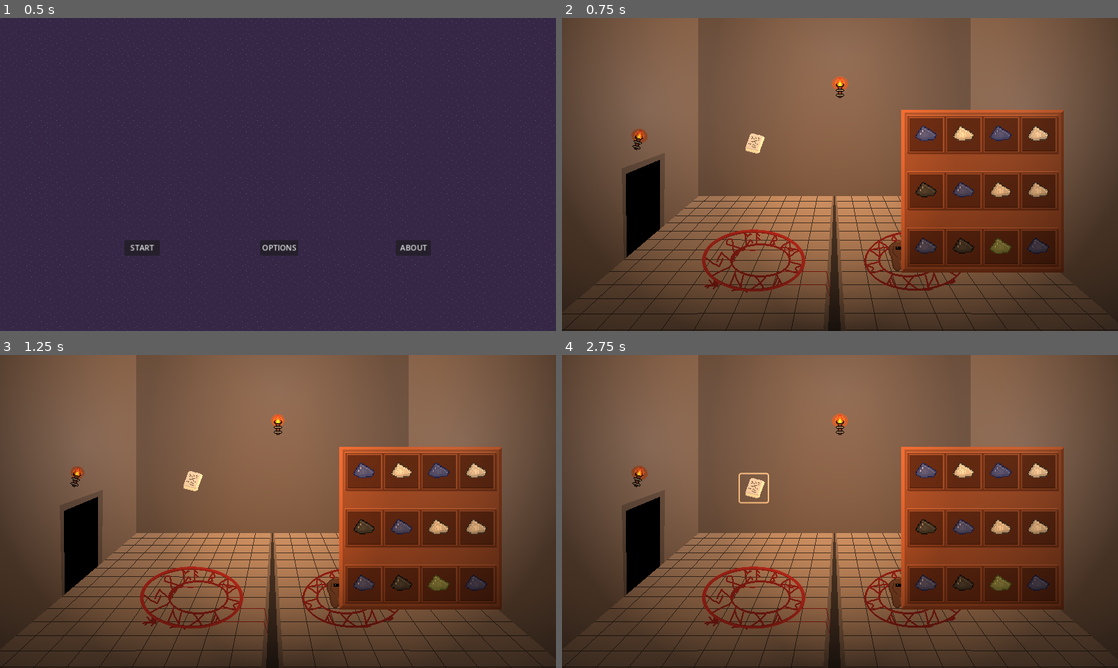
Above: before the commit, frames 1-4 (two rows, left to right).
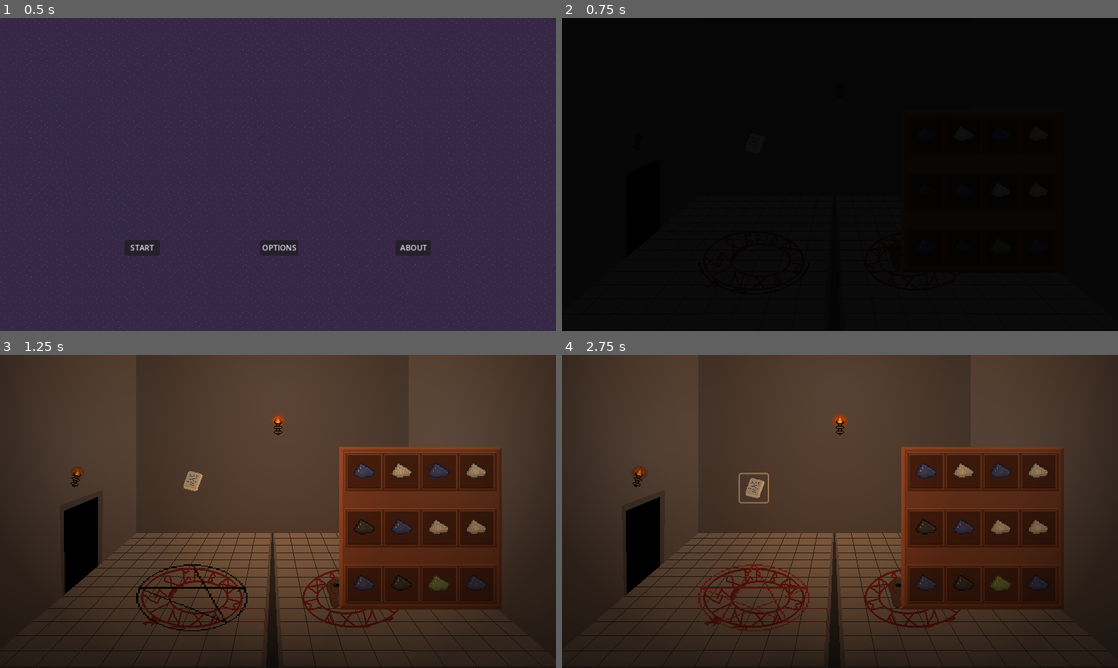
Above: after the commit, the same moments.

Repository: lewis785/ludum-dare-55
Game: Godot game, scene res://scenes/levels/main_menu.tscn
Same seed, same stepped clock (60 frames per second), same inputs: the game is played once before the commit and once after it.
Inputs (mouse positions are in pixels of both pictures, inside the frame that each line leads up to):
- Up to frame 1 (0.5 s): no input
- Up to frame 2 (0.75 s): click "START" at 0.5 s
- Up to frame 3 (1.25 s): no input
- Up to frame 4 (2.75 s): click (756, 480) at 1.25 s; click (756, 483) at 2 s

Frame 1 is identical in both runs. In frame 2, 98% of the frame differs, in the area x 0-100%, y 0-100%; in frame 3, 87%; in frame 4, 92%.

Commit message:
ADD light flicker and new circle animation

Diff:
--- a/scenes/items/summoning_circle.gd
+++ b/scenes/items/summoning_circle.gd
@@ -4,6 +4,7 @@
 
 @export var ingredients_cap : int = 5
 @export var summon_scene : PackedScene
+@onready var sprite_2d = $Sprite2D
 
 var ingredients = []
 
@@ -59,3 +60,8 @@
 
 func _on_button_pressed():
 	combine_ingredients()
+
+func _on_sprite_2d_animation_looped():
+	if $Sprite2D.animation == "Spawn":
+		print("done")
+		$Sprite2D.animation = "Idle"
--- a/scenes/items/summoning_circle.tscn
+++ b/scenes/items/summoning_circle.tscn
@@ -1,8 +1,495 @@
-[gd_scene load_steps=5 format=3 uid="uid://cjfwvsq2rkexi"]
+[gd_scene load_steps=66 format=3 uid="uid://cjfwvsq2rkexi"]
 
 [ext_resource type="Script" path="res://scenes/items/summoning_circle.gd" id="1_6a87h"]
-[ext_resource type="Texture2D" uid="uid://cglocs48nvftt" path="res://assets/elements/SummonCircle.png" id="2_e4xd4"]
+[ext_resource type="Texture2D" uid="uid://cfl3thtygaojw" path="res://assets/props/Circle-Sheet.png" id="2_7jyvr"]
 [ext_resource type="PackedScene" uid="uid://cxs88h1qteno5" path="res://scenes/components/character/attributes_component.tscn" id="3_pcipr"]
+
+[sub_resource type="AtlasTexture" id="AtlasTexture_tl0r8"]
+atlas = ExtResource("2_7jyvr")
+region = Rect2(0, 0, 64, 64)
+
+[sub_resource type="AtlasTexture" id="AtlasTexture_ce8t1"]
+atlas = ExtResource("2_7jyvr")
+region = Rect2(3840, 0, 64, 64)
+
+[sub_resource type="AtlasTexture" id="AtlasTexture_nrby6"]
+atlas = ExtResource("2_7jyvr")
+region = Rect2(3776, 0, 64, 64)
+
+[sub_resource type="AtlasTexture" id="AtlasTexture_ox7ko"]
+atlas = ExtResource("2_7jyvr")
+region = Rect2(3712, 0, 64, 64)
+
+[sub_resource type="AtlasTexture" id="AtlasTexture_syo4a"]
+atlas = ExtResource("2_7jyvr")
+region = Rect2(3648, 0, 64, 64)
+
+[sub_resource type="AtlasTexture" id="AtlasTexture_mghga"]
+atlas = ExtResource("2_7jyvr")
+region = Rect2(3584, 0, 64, 64)
+
+[sub_resource type="AtlasTexture" id="AtlasTexture_e3qgl"]
+atlas = ExtResource("2_7jyvr")
+region = Rect2(3520, 0, 64, 64)
+
+[sub_resource type="AtlasTexture" id="AtlasTexture_2euvc"]
+atlas = ExtResource("2_7jyvr")
+region = Rect2(3456, 0, 64, 64)
+
+[sub_resource type="AtlasTexture" id="AtlasTexture_ckeml"]
+atlas = ExtResource("2_7jyvr")
+region = Rect2(3392, 0, 64, 64)
+
+[sub_resource type="AtlasTexture" id="AtlasTexture_lj4y1"]
+atlas = ExtResource("2_7jyvr")
+region = Rect2(3328, 0, 64, 64)
+
+[sub_resource type="AtlasTexture" id="AtlasTexture_ywl4n"]
+atlas = ExtResource("2_7jyvr")
+region = Rect2(3264, 0, 64, 64)
+
+[sub_resource type="AtlasTexture" id="AtlasTexture_04xiw"]
+atlas = ExtResource("2_7jyvr")
+region = Rect2(3200, 0, 64, 64)
+
+[sub_resource type="AtlasTexture" id="AtlasTexture_i78pn"]
+atlas = ExtResource("2_7jyvr")
+region = Rect2(3136, 0, 64, 64)
+
+[sub_resource type="AtlasTexture" id="AtlasTexture_hjfyx"]
+atlas = ExtResource("2_7jyvr")
+region = Rect2(3072, 0, 64, 64)
+
+[sub_resource type="AtlasTexture" id="AtlasTexture_45kqc"]
+atlas = ExtResource("2_7jyvr")
+region = Rect2(3008, 0, 64, 64)
+
+[sub_resource type="AtlasTexture" id="AtlasTexture_yw51v"]
+atlas = ExtResource("2_7jyvr")
+region = Rect2(2944, 0, 64, 64)
+
+[sub_resource type="AtlasTexture" id="AtlasTexture_0pat6"]
+atlas = ExtResource("2_7jyvr")
+region = Rect2(2880, 0, 64, 64)
+
+[sub_resource type="AtlasTexture" id="AtlasTexture_5pr74"]
+atlas = ExtResource("2_7jyvr")
+region = Rect2(2816, 0, 64, 64)
+
+[sub_resource type="AtlasTexture" id="AtlasTexture_ab2nd"]
+atlas = ExtResource("2_7jyvr")
+region = Rect2(2752, 0, 64, 64)
+
+[sub_resource type="AtlasTexture" id="AtlasTexture_n3yh0"]
+atlas = ExtResource("2_7jyvr")
+region = Rect2(2688, 0, 64, 64)
+
+[sub_resource type="AtlasTexture" id="AtlasTexture_tcpwm"]
+atlas = ExtResource("2_7jyvr")
+region = Rect2(2624, 0, 64, 64)
+
+[sub_resource type="AtlasTexture" id="AtlasTexture_8sqpl"]
+atlas = ExtResource("2_7jyvr")
+region = Rect2(2560, 0, 64, 64)
+
+[sub_resource type="AtlasTexture" id="AtlasTexture_iaqj5"]
+atlas = ExtResource("2_7jyvr")
+region = Rect2(2496, 0, 64, 64)
+
+[sub_resource type="AtlasTexture" id="AtlasTexture_lopcf"]
+atlas = ExtResource("2_7jyvr")
+region = Rect2(2432, 0, 64, 64)
+
+[sub_resource type="AtlasTexture" id="AtlasTexture_1qkbb"]
+atlas = ExtResource("2_7jyvr")
+region = Rect2(2368, 0, 64, 64)
+
+[sub_resource type="AtlasTexture" id="AtlasTexture_wlfnm"]
+atlas = ExtResource("2_7jyvr")
+region = Rect2(2304, 0, 64, 64)
+
+[sub_resource type="AtlasTexture" id="AtlasTexture_4tfca"]
+atlas = ExtResource("2_7jyvr")
+region = Rect2(2240, 0, 64, 64)
+
+[sub_resource type="AtlasTexture" id="AtlasTexture_tw4hf"]
+atlas = ExtResource("2_7jyvr")
+region = Rect2(2176, 0, 64, 64)
+
+[sub_resource type="AtlasTexture" id="AtlasTexture_3k217"]
+atlas = ExtResource("2_7jyvr")
+region = Rect2(2112, 0, 64, 64)
+
+[sub_resource type="AtlasTexture" id="AtlasTexture_hpa5a"]
+atlas = ExtResource("2_7jyvr")
+region = Rect2(2048, 0, 64, 64)
+
+[sub_resource type="AtlasTexture" id="AtlasTexture_3v8y7"]
+atlas = ExtResource("2_7jyvr")
+region = Rect2(1984, 0, 64, 64)
+
+[sub_resource type="AtlasTexture" id="AtlasTexture_5c6nh"]
+atlas = ExtResource("2_7jyvr")
+region = Rect2(1920, 0, 64, 64)
+
+[sub_resource type="AtlasTexture" id="AtlasTexture_qphkr"]
+atlas = ExtResource("2_7jyvr")
+region = Rect2(1856, 0, 64, 64)
+
+[sub_resource type="AtlasTexture" id="AtlasTexture_tktep"]
+atlas = ExtResource("2_7jyvr")
+region = Rect2(1792, 0, 64, 64)
+
+[sub_resource type="AtlasTexture" id="AtlasTexture_6sp4y"]
+atlas = ExtResource("2_7jyvr")
+region = Rect2(1728, 0, 64, 64)
+
+[sub_resource type="AtlasTexture" id="AtlasTexture_0vjdm"]
+atlas = ExtResource("2_7jyvr")
+region = Rect2(1664, 0, 64, 64)
+
+[sub_resource type="AtlasTexture" id="AtlasTexture_qp8u0"]
+atlas = ExtResource("2_7jyvr")
+region = Rect2(1600, 0, 64, 64)
+
+[sub_resource type="AtlasTexture" id="AtlasTexture_03t0a"]
+atlas = ExtResource("2_7jyvr")
+region = Rect2(1536, 0, 64, 64)
+
+[sub_resource type="AtlasTexture" id="AtlasTexture_w361k"]
+atlas = ExtResource("2_7jyvr")
+region = Rect2(1472, 0, 64, 64)
+
+[sub_resource type="AtlasTexture" id="AtlasTexture_mmhtk"]
+atlas = ExtResource("2_7jyvr")
+region = Rect2(1408, 0, 64, 64)
+
+[sub_resource type="AtlasTexture" id="AtlasTexture_ok270"]
+atlas = ExtResource("2_7jyvr")
+region = Rect2(1344, 0, 64, 64)
+
+[sub_resource type="AtlasTexture" id="AtlasTexture_t3xam"]
+atlas = ExtResource("2_7jyvr")
+region = Rect2(1280, 0, 64, 64)
+
+[sub_resource type="AtlasTexture" id="AtlasTexture_oobkd"]
+atlas = ExtResource("2_7jyvr")
+region = Rect2(1216, 0, 64, 64)
+
+[sub_resource type="AtlasTexture" id="AtlasTexture_5m0um"]
+atlas = ExtResource("2_7jyvr")
+region = Rect2(1152, 0, 64, 64)
+
+[sub_resource type="AtlasTexture" id="AtlasTexture_5eoxj"]
+atlas = ExtResource("2_7jyvr")
+region = Rect2(1088, 0, 64, 64)
+
+[sub_resource type="AtlasTexture" id="AtlasTexture_f67sl"]
+atlas = ExtResource("2_7jyvr")
+region = Rect2(1024, 0, 64, 64)
+
+[sub_resource type="AtlasTexture" id="AtlasTexture_fio7k"]
+atlas = ExtResource("2_7jyvr")
+region = Rect2(960, 0, 64, 64)
+
+[sub_resource type="AtlasTexture" id="AtlasTexture_01aa2"]
+atlas = ExtResource("2_7jyvr")
+region = Rect2(896, 0, 64, 64)
+
+[sub_resource type="AtlasTexture" id="AtlasTexture_833xw"]
+atlas = ExtResource("2_7jyvr")
+region = Rect2(832, 0, 64, 64)
+
+[sub_resource type="AtlasTexture" id="AtlasTexture_ubher"]
+atlas = ExtResource("2_7jyvr")
+region = Rect2(768, 0, 64, 64)
+
+[sub_resource type="AtlasTexture" id="AtlasTexture_1tora"]
+atlas = ExtResource("2_7jyvr")
+region = Rect2(704, 0, 64, 64)
+
+[sub_resource type="AtlasTexture" id="AtlasTexture_lahfi"]
+atlas = ExtResource("2_7jyvr")
+region = Rect2(640, 0, 64, 64)
+
+[sub_resource type="AtlasTexture" id="AtlasTexture_3vc4m"]
+atlas = ExtResource("2_7jyvr")
+region = Rect2(576, 0, 64, 64)
+
+[sub_resource type="AtlasTexture" id="AtlasTexture_ca045"]
+atlas = ExtResource("2_7jyvr")
+region = Rect2(512, 0, 64, 64)
+
+[sub_resource type="AtlasTexture" id="AtlasTexture_5t3wi"]
+atlas = ExtResource("2_7jyvr")
+region = Rect2(448, 0, 64, 64)
+
+[sub_resource type="AtlasTexture" id="AtlasTexture_u1xug"]
+atlas = ExtResource("2_7jyvr")
+region = Rect2(384, 0, 64, 64)
+
+[sub_resource type="AtlasTexture" id="AtlasTexture_vmun1"]
+atlas = ExtResource("2_7jyvr")
+region = Rect2(320, 0, 64, 64)
+
+[sub_resource type="AtlasTexture" id="AtlasTexture_x5jun"]
+atlas = ExtResource("2_7jyvr")
+region = Rect2(192, 0, 64, 64)
+
+[sub_resource type="AtlasTexture" id="AtlasTexture_jktpy"]
+atlas = ExtResource("2_7jyvr")
+region = Rect2(128, 0, 64, 64)
+
+[sub_resource type="AtlasTexture" id="AtlasTexture_bddut"]
+atlas = ExtResource("2_7jyvr")
+region = Rect2(64, 0, 64, 64)
+
+[sub_resource type="SpriteFrames" id="SpriteFrames_6lmhd"]
+animations = [{
+"frames": [{
+"duration": 1.0,
+"texture": SubResource("AtlasTexture_tl0r8")
+}],
+"loop": true,
+"name": &"Idle",
+"speed": 5.0
+}, {
+"frames": [{
+"duration": 1.0,
+"texture": SubResource("AtlasTexture_ce8t1")
+}, {
+"duration": 1.0,
+"texture": SubResource("AtlasTexture_nrby6")
+}, {
+"duration": 1.0,
+"texture": SubResource("AtlasTexture_ox7ko")
+}, {
+"duration": 1.0,
+"texture": SubResource("AtlasTexture_syo4a")
+}, {
+"duration": 1.0,
+"texture": SubResource("AtlasTexture_mghga")
+}, {
+"duration": 1.0,
+"texture": SubResource("AtlasTexture_e3qgl")
+}, {
+"duration": 1.0,
+"texture": SubResource("AtlasTexture_2euvc")
+}, {
+"duration": 1.0,
+"texture": SubResource("AtlasTexture_ckeml")
+}, {
+"duration": 1.0,
+"texture": SubResource("AtlasTexture_lj4y1")
+}, {
+"duration": 1.0,
+"texture": SubResource("AtlasTexture_ywl4n")
+}, {
+"duration": 1.0,
+"texture": SubResource("AtlasTexture_04xiw")
+}, {
+"duration": 1.0,
+"texture": SubResource("AtlasTexture_i78pn")
+}, {
+"duration": 1.0,
+"texture": SubResource("AtlasTexture_hjfyx")
+}, {
+"duration": 1.0,
+"texture": SubResource("AtlasTexture_45kqc")
+}, {
+"duration": 1.0,
+"texture": SubResource("AtlasTexture_yw51v")
+}, {
+"duration": 1.0,
+"texture": SubResource("AtlasTexture_0pat6")
+}, {
+"duration": 1.0,
+"texture": SubResource("AtlasTexture_5pr74")
+}, {
+"duration": 1.0,
+"texture": SubResource("AtlasTexture_ab2nd")
+}, {
+"duration": 1.0,
+"texture": SubResource("AtlasTexture_n3yh0")
+}, {
+"duration": 1.0,
+"texture": SubResource("AtlasTexture_tcpwm")
+}, {
+"duration": 1.0,
+"texture": SubResource("AtlasTexture_8sqpl")
+}, {
+"duration": 1.0,
+"texture": SubResource("AtlasTexture_iaqj5")
+}, {
+"duration": 1.0,
+"texture": SubResource("AtlasTexture_lopcf")
+}, {
+"duration": 1.0,
+"texture": SubResource("AtlasTexture_1qkbb")
+}, {
+"duration": 1.0,
+"texture": SubResource("AtlasTexture_wlfnm")
+}, {
+"duration": 1.0,
+"texture": SubResource("AtlasTexture_4tfca")
+}, {
+"duration": 1.0,
+"texture": SubResource("AtlasTexture_tw4hf")
+}, {
+"duration": 1.0,
+"texture": SubResource("AtlasTexture_3k217")
+}, {
+"duration": 1.0,
+"texture": SubResource("AtlasTexture_hpa5a")
+}, {
+"duration": 1.0,
+"texture": SubResource("AtlasTexture_3v8y7")
+}, {
+"duration": 1.0,
+"texture": SubResource("AtlasTexture_5c6nh")
+}, {
+"duration": 1.0,
+"texture": SubResource("AtlasTexture_qphkr")
+}, {
+"duration": 1.0,
+"texture": SubResource("AtlasTexture_tktep")
+}, {
+"duration": 1.0,
+"texture": SubResource("AtlasTexture_6sp4y")
+}, {
+"duration": 1.0,
+"texture": SubResource("AtlasTexture_0vjdm")
+}, {
+"duration": 1.0,
+"texture": SubResource("AtlasTexture_qp8u0")
+}, {
+"duration": 1.0,
+"texture": SubResource("AtlasTexture_03t0a")
+}, {
+"duration": 1.0,
+"texture": SubResource("AtlasTexture_w361k")
+}, {
+"duration": 1.0,
+"texture": SubResource("AtlasTexture_mmhtk")
+}, {
+"duration": 1.0,
+"texture": SubResource("AtlasTexture_ok270")
+}, {
+"duration": 1.0,
+"texture": SubResource("AtlasTexture_t3xam")
+}, {
+"duration": 1.0,
+"texture": SubResource("AtlasTexture_oobkd")
+}, {
+"duration": 1.0,
+"texture": SubResource("AtlasTexture_5m0um")
+}, {
+"duration": 1.0,
+"texture": SubResource("AtlasTexture_5eoxj")
+}, {
+"duration": 1.0,
+"texture": SubResource("AtlasTexture_f67sl")
+}, {
+"duration": 1.0,
+"texture": SubResource("AtlasTexture_fio7k")
+}, {
+"duration": 1.0,
+"texture": SubResource("AtlasTexture_01aa2")
+}, {
+"duration": 1.0,
+"texture": SubResource("AtlasTexture_833xw")
+}, {
+"duration": 1.0,
+"texture": SubResource("AtlasTexture_ubher")
+}, {
+"duration": 1.0,
+"texture": SubResource("AtlasTexture_1tora")
+}, {
+"duration": 1.0,
+"texture": SubResource("AtlasTexture_lahfi")
+}, {
+"duration": 1.0,
+"texture": SubResource("AtlasTexture_3vc4m")
+}, {
+"duration": 1.0,
+"texture": SubResource("AtlasTexture_ca045")
+}, {
+"duration": 1.0,
+"texture": SubResource("AtlasTexture_5t3wi")
+}, {
+"duration": 1.0,
+"texture": SubResource("AtlasTexture_u1xug")
+}, {
+"duration": 1.0,
+"texture": SubResource("AtlasTexture_vmun1")
+}, {
+"duration": 1.0,
+"texture": SubResource("AtlasTexture_vmun1")
+}, {
+"duration": 1.0,
+"texture": SubResource("AtlasTexture_vmun1")
+}, {
+"duration": 1.0,
+"texture": SubResource("AtlasTexture_vmun1")
+}, {
+"duration": 1.0,
+"texture": SubResource("AtlasTexture_x5jun")
+}, {
+"duration": 1.0,
+"texture": SubResource("AtlasTexture_jktpy")
+}, {
+"duration": 1.0,
+"texture": SubResource("AtlasTexture_bddut")
+}, {
+"duration": 1.0,
+"texture": SubResource("AtlasTexture_tl0r8")
+}, {
+"duration": 1.0,
+"texture": SubResource("AtlasTexture_tl0r8")
+}, {
+"duration": 1.0,
+"texture": SubResource("AtlasTexture_tl0r8")
+}, {
+"duration": 1.0,
+"texture": SubResource("AtlasTexture_tl0r8")
+}, {
+"duration": 1.0,
+"texture": SubResource("AtlasTexture_tl0r8")
+}, {
+"duration": 1.0,
+"texture": SubResource("AtlasTexture_tl0r8")
+}, {
+"duration": 1.0,
+"texture": SubResource("AtlasTexture_tl0r8")
+}, {
+"duration": 1.0,
+"texture": SubResource("AtlasTexture_tl0r8")
+}, {
+"duration": 1.0,
+"texture": SubResource("AtlasTexture_tl0r8")
+}, {
+"duration": 1.0,
+"texture": SubResource("AtlasTexture_tl0r8")
+}, {
+"duration": 1.0,
+"texture": SubResource("AtlasTexture_tl0r8")
+}, {
+"duration": 1.0,
+"texture": SubResource("AtlasTexture_tl0r8")
+}, {
+"duration": 1.0,
+"texture": SubResource("AtlasTexture_tl0r8")
+}, {
+"duration": 1.0,
+"texture": SubResource("AtlasTexture_tl0r8")
+}, {
+"duration": 1.0,
+"texture": SubResource("AtlasTexture_tl0r8")
+}],
+"loop": true,
+"name": &"Spawn",
+"speed": 60.0
+}]
 
 [sub_resource type="CircleShape2D" id="CircleShape2D_ble8y"]
 radius = 149.0
@@ -10,8 +497,11 @@
 [node name="SummoningCircle" type="Area2D"]
 script = ExtResource("1_6a87h")
 
-[node name="Sprite2D" type="Sprite2D" parent="."]
-texture = ExtResource("2_e4xd4")
+[node name="Sprite2D" type="AnimatedSprite2D" parent="."]
+texture_filter = 1
+scale = Vector2(5, 5)
+sprite_frames = SubResource("SpriteFrames_6lmhd")
+animation = &"Spawn"
 
 [node name="CollisionShape2D" type="CollisionShape2D" parent="."]
 shape = SubResource("CircleShape2D_ble8y")
@@ -20,3 +510,5 @@
 
 [connection signal="area_entered" from="." to="." method="_on_area_entered"]
 [connection signal="area_exited" from="." to="." method="_on_area_exited"]
+[connection signal="animation_finished" from="Sprite2D" to="." method="_on_sprite_2d_animation_finished"]
+[connection signal="animation_looped" from="Sprite2D" to="." method="_on_sprite_2d_animation_looped"]
--- a/scenes/levels/sliding_window.gd
+++ b/scenes/levels/sliding_window.gd
@@ -4,7 +4,9 @@
 @export var cameraSpeed: int
 @export var lives: int
 @export var wizardSpeed: int
-
+@export var maxBrightness: int
+@export var flicker : float
+@export var flickerDelay: int
 var roomScene = preload("res://scenes/levels/room.tscn")
 
 var roomInstance1 = roomScene.instantiate()
@@ -74,6 +76,9 @@
 		target_coordinates = Vector2(400+(800*nextRoom), 225)
 		if(target_coordinates == camera_coordinates):
 			tempPleaseLewisDontHateMe+=1
+			if(tempPleaseLewisDontHateMe%flickerDelay == 0):
+				print(tempPleaseLewisDontHateMe)
+				_setTorchesBrightness(roomInstance, maxBrightness)
 			if((tempPleaseLewisDontHateMe > 2) and (target_coordinates == camera_coordinates) and igniteSoundPlayed == 0):
 				enableWizard = 0
 				notRoomInstance.find_child("Node2D").find_child("Path2D").find_child("PathFollow2D").find_child("Wizard").find_child("PointLight2D").set_enabled(false)
@@ -81,12 +86,13 @@
 				roomInstance1.find_child("Node2D").find_child("Path2D").find_child("PathFollow2D").progress = 0
 				roomInstance2.find_child("Node2D").find_child("Path2D").find_child("PathFollow2D").progress = 0
 				roomInstance.find_child("Torch0").find_child("Ignite").play()
-				_setTorchesBrightness(roomInstance, 10.0)
 				tempPleaseLewisDontHateMe = 0
 				roomInstance1.find_child("AudioStreamPlayer2D").play()
+				roomInstance.find_child("Summon-screen").find_child("SummoningCircle").find_child("Sprite2D").play("Spawn")
 				igniteSoundPlayed = 1
 
 func _setTorchesBrightness(instance: Node, brightness):
+		var rng = RandomNumberGenerator.new()
 		if(brightness == 0.0):
 			instance.find_child("Torch0").find_child("TorchAnimation").animation = "notLitFam"
 			instance.find_child("Torch0").find_child("PointLight2D").energy = 0.0
@@ -97,10 +103,13 @@
 		else:
 			if(lives >= 2):
 				instance.find_child("Torch0").find_child("TorchAnimation").animation = "litfam"
-				instance.find_child("Torch0").find_child("PointLight2D").energy = brightness
+				var randTmp = rng.randf_range(-flicker, flicker)
+				instance.find_child("Torch0").find_child("PointLight2D").energy = brightness + randTmp
 			if(lives >= 1):
 				instance.find_child("Torch1").find_child("TorchAnimation").animation = "litfam"
-				instance.find_child("Torch1").find_child("PointLight2D").energy = brightness
+				var randTmp = rng.randf_range(-flicker, flicker)
+				instance.find_child("Torch1").find_child("PointLight2D").energy = brightness + randTmp
 			if(lives >= 3):
 				instance.find_child("Torch2").find_child("TorchAnimation").animation = "litfam"
-				instance.find_child("Torch2").find_child("PointLight2D").energy = brightness
+				var randTmp = rng.randf_range(-flicker, flicker)
+				instance.find_child("Torch2").find_child("PointLight2D").energy = brightness + randTmp
--- a/scenes/levels/sliding_window.tscn
+++ b/scenes/levels/sliding_window.tscn
@@ -12,6 +12,9 @@
 cameraSpeed = 300
 lives = 3
 wizardSpeed = 300
+maxBrightness = 6
+flicker = 0.5
+flickerDelay = 20
 
 [node name="Camera2D" type="Camera2D" parent="."]
 position = Vector2(400, 225)
Binary file added: assets/props/Circle-Sheet.png
Not shown, added: assets/props/Circle-Sheet.png.import
